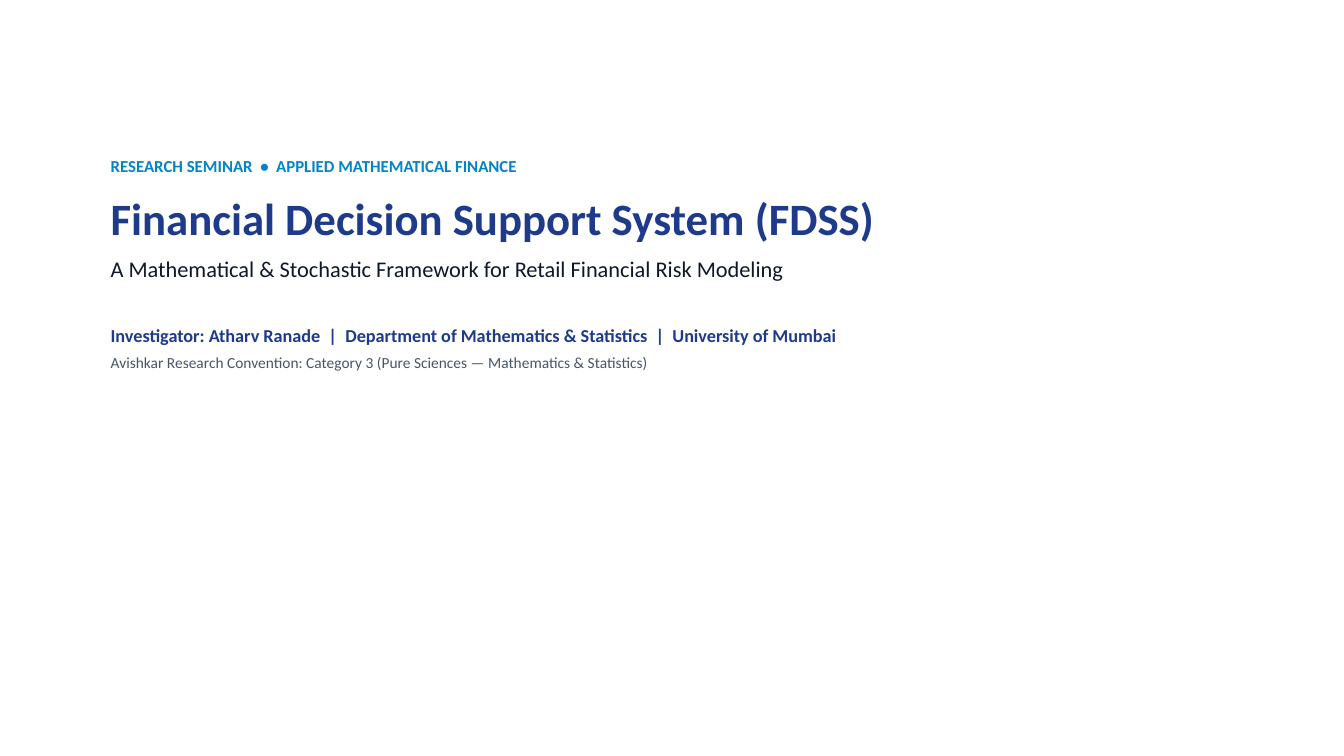
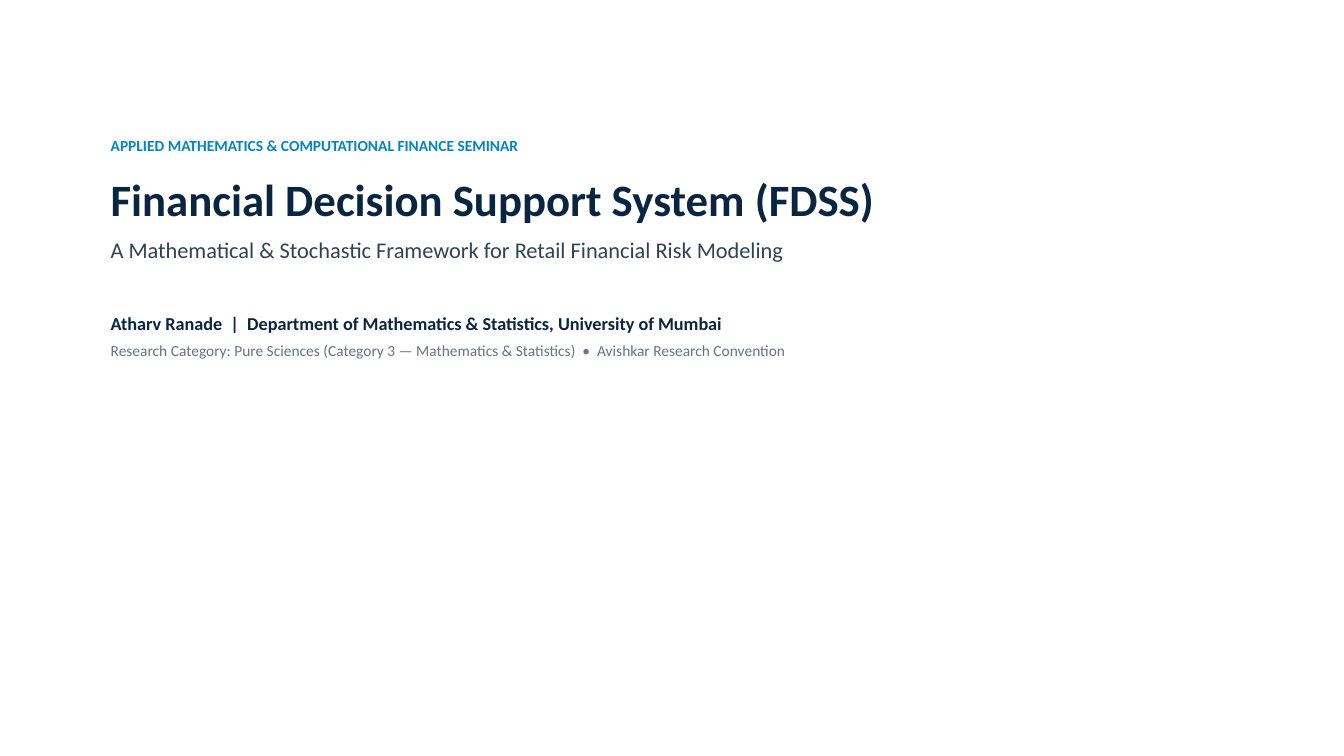
Before and after one commit to AlmightyXZen/Financial-Decision-Support-System, a slide deck: slide 1 of presentation/FDSS_Seminar_Presentation.pptx. Drawn at 1344x756 pixels with LibreOffice and Linux fonts; fonts in the diff are those of the drawing. Boxes give left, top, right and bottom in pixels: in the first picture for what was removed or moved away, otherwise in the second. Text is boxed around its words. In the diff, an @@ line names an element or a change of style, - is before the commit and + after.

Commit message:
style(presentation): redesign slides with LaTeX aesthetic, equation heroes, and natural human script

```diff
--- a/presentation/FDSS_Seminar_Presentation.pptx
+++ b/presentation/FDSS_Seminar_Presentation.pptx
@@ text "APPLIED MATHEMATICS & COMPUTATIONAL FINANCE ..." moved from (x1=111, y1=161, x2=874, y2=371) to (x1=111, y1=141, x2=874, y2=359) @@
@@ text at (x1=111, y1=141, x2=519, y2=151): text changed; size 12 to 11 pt @@
-RESEARCH SEMINAR • APPLIED MATHEMATICAL FINANCE
+APPLIED MATHEMATICS & COMPUTATIONAL FINANCE SEMINAR
@@ text at (x1=111, y1=183, x2=874, y2=262): text colour #1E3A8A to #0A2540 in "Financial Decision Support System (FDSS)"; text colour #0F172A to #334155 in "A Mathematical & Stochastic Framework for Retail ..."; more space between paragraphs @@
@@ text at (x1=111, y1=317, x2=785, y2=359): text changed; size 13 to 11 pt; text colour #1E3A8A to #64748B; bold off @@
-Investigator: Atharv Ranade | Department of Mathematics & Statistics | University of Mumbai
-Avishkar Research Convention: Category 3 (Pure Sciences — Mathematics & Statistics)
+Atharv Ranade | Department of Mathematics & Statistics, University of Mumbai
+Research Category: Pure Sciences (Category 3 — Mathematics & Statistics) • Avishkar Research Convention
```
Also in this commit, not shown: 7 other slides changed, 2 slides added, 2 slides removed, 4 other files.
